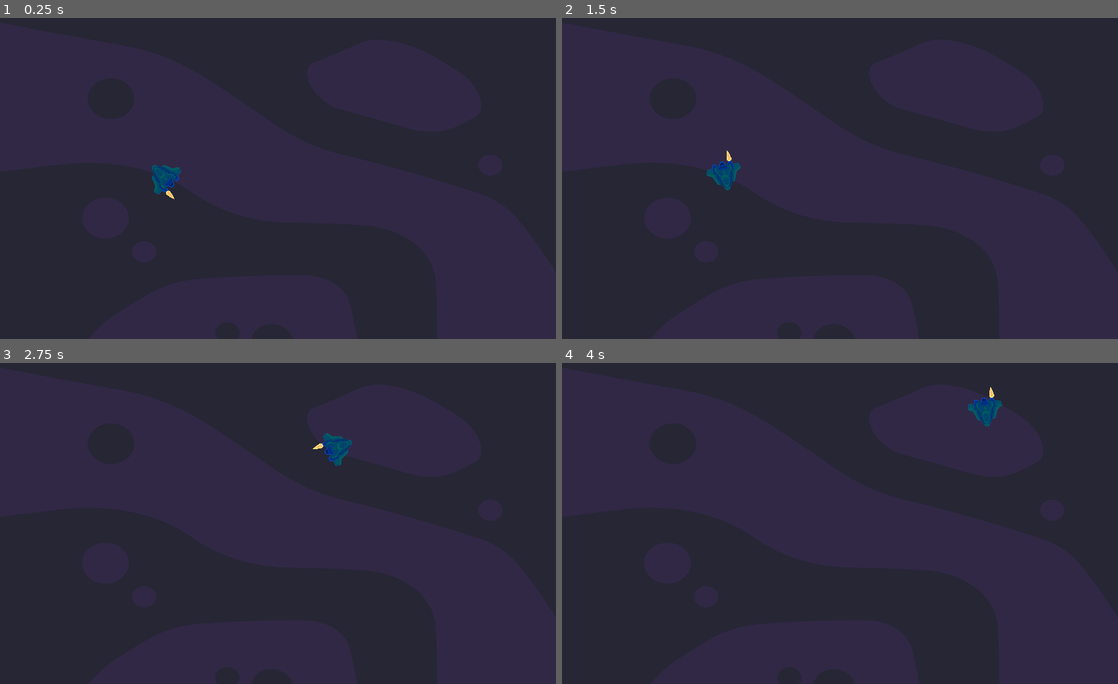
Above: before the commit, frames 1-4 (two rows, left to right).
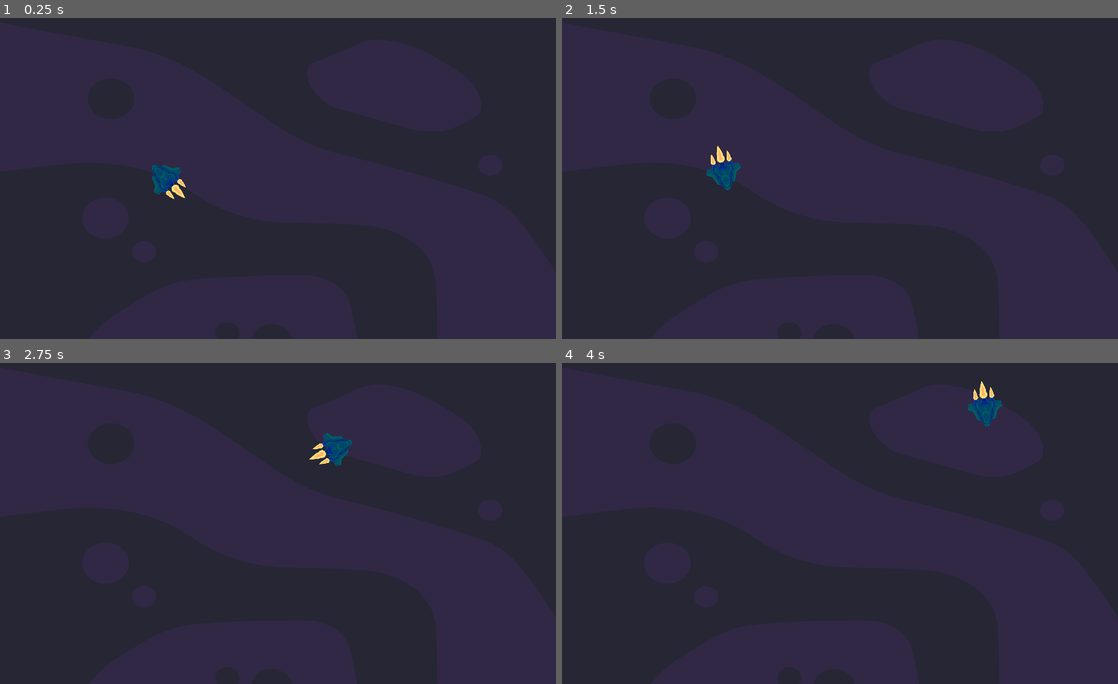
Above: after the commit, the same moments.

Repository: vickraz/godot-space-shooter-
Game: Godot game, scene res://Scenes/World.tscn
Two runs of this game, one before a commit and one after it. Both use one fixed random seed, a clock stepped at 60 frames per second and the inputs below.
Inputs (mouse positions are in pixels of both pictures, inside the frame that each line leads up to):
- Up to frame 1 (0.25 s): no input
- Up to frame 2 (1.5 s): tap Enter at 0.5 s; move the mouse to (962, 159) at 0.52 s; hold D (move_right) 0.53-1.28 s; tap Space (boost) at 0.6, 1.25, 1.35 s; move the mouse to (728, 191) at 1.27 s; hold S (move_down) from 1.28 s (still down)
- Up to frame 3 (2.75 s): tap Enter at 2 s; move the mouse to (333, 449) at 2.02 s; release S (move_down) at 2.03 s; hold D (move_right) from 2.03 s (still down); hold W (move) from 2.03 s (still down); tap Space (boost) at 2.3 s
- Up to frame 4 (4 s): move the mouse to (812, 587) at 2.77 s; release W (move) at 2.78 s; tap Space (boost) at 2.85, 3.5, 3.6 s; move the mouse to (1006, 568) at 3.52 s; release D (move_right) at 3.53 s; hold A (move_left) from 3.53 s (still down)

The runs differ from the first frame. In frame 1, less than 0.1% of the frame differs, in the area x 30-34%, y 50-57%; in frame 2, less than 0.1%; in frame 3, less than 0.1%, in the area x 55-60%, y 27-32%; in frame 4, less than 0.1%.

Commit message:
Inför lektion 3

Diff:
--- a/space shooter/Scenes/MainShip.tscn
+++ b/space shooter/Scenes/MainShip.tscn
@@ -26,7 +26,15 @@
 texture = ExtResource( 3 )
 
 [node name="MainBooster" type="Sprite" parent="."]
+position = Vector2( -42, 1.49214e-13 )
+rotation = 1.5708
+scale = Vector2( 0.4, 0.4 )
+texture = ExtResource( 3 )
 
 [node name="RightBooster" type="Sprite" parent="."]
+position = Vector2( -35, 15 )
+rotation = 1.5708
+scale = Vector2( 0.25, 0.25 )
+texture = ExtResource( 3 )
 
 [connection signal="timeout" from="BoostTimer" to="." method="_on_BoostTimer_timeout"]
--- a/space shooter/Scripts/MainShip.gd
+++ b/space shooter/Scripts/MainShip.gd
@@ -22,7 +22,7 @@
 
 	_move_ship(delta)
 
-	print(max_velocity)
+	_update_boosters()
 
 
 func _move_ship(delta: float) -> void:
@@ -34,7 +34,11 @@
 
 	velocity = move_and_slide(velocity)
 
+func _update_boosters() -> void:
+	pass
 
+func _rotate_ship() -> void:
+	pass
 
 #Anropas automatiskt då timern tar slut
 func _on_BoostTimer_timeout() -> void:
